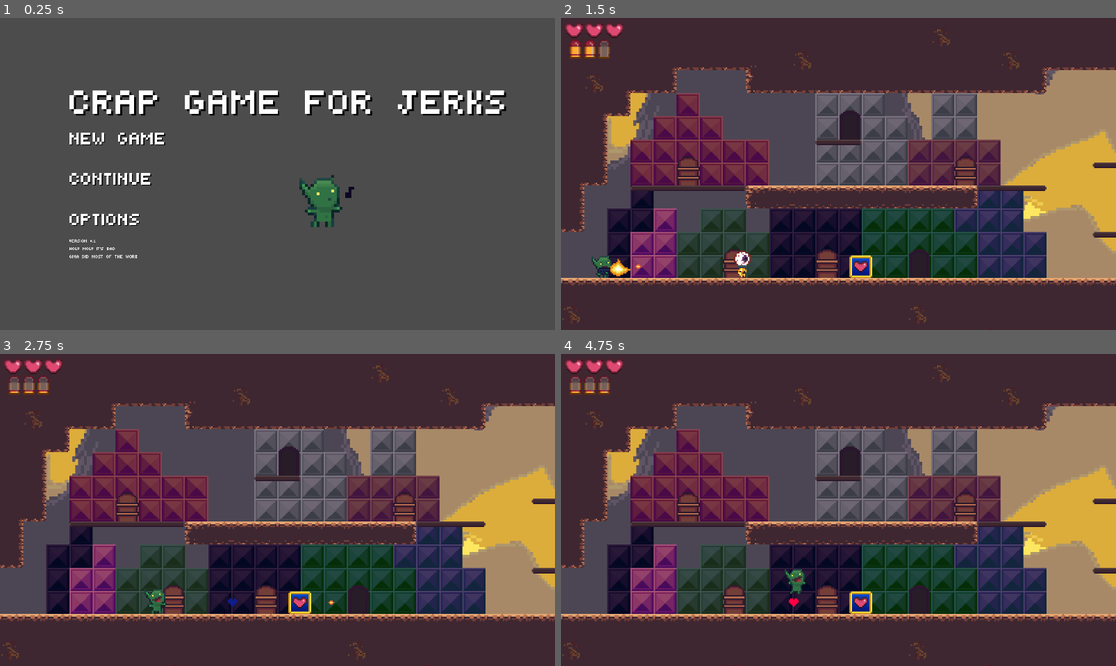
Above: before the commit, frames 1-4 (two rows, left to right).
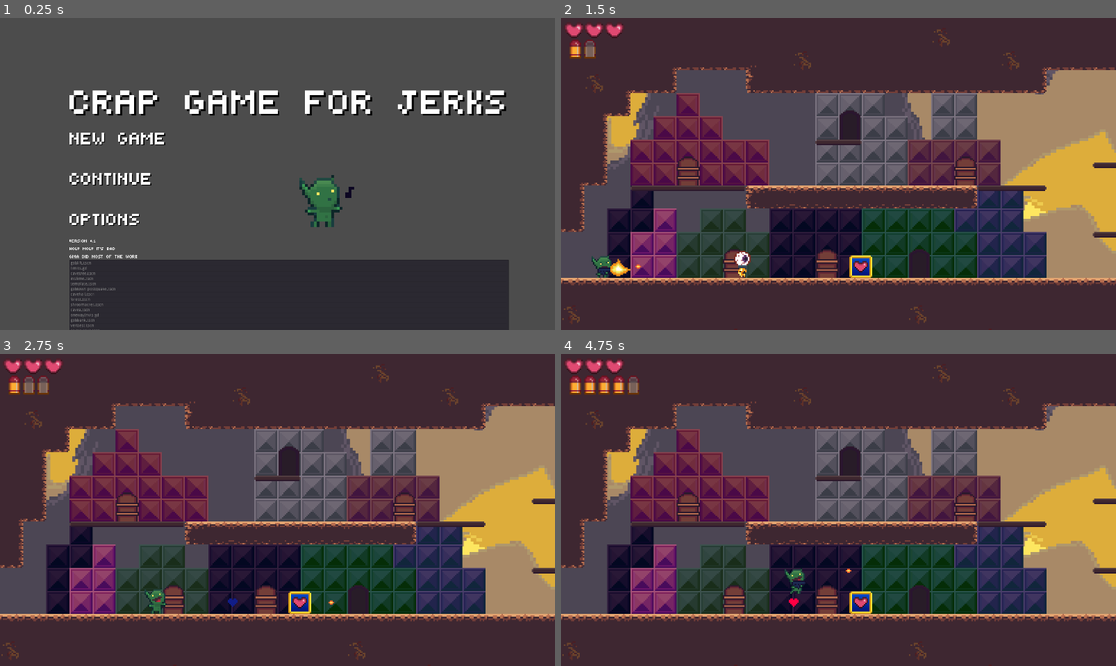
Above: after the commit, the same moments.

Repository: htimsekim/gobbo
Game: Godot game, scene res://src/UI/titleMenu.tscn
The game is run twice, just before and just after one commit, with the same random seed, the same clock (stepped at 60 frames per second) and the same inputs.
Inputs (mouse positions are in pixels of both pictures, inside the frame that each line leads up to):
- Up to frame 1 (0.25 s): no input
- Up to frame 2 (1.5 s): click "new game" at 0.5 s; move the mouse to (960, 158) at 1.27 s; hold Right (move_right) from 1.28 s (still down); tap Z (Dbullet, bound only after the commit) at 1.35 s; click (960, 158) at 1.42 s
- Up to frame 3 (2.75 s): tap Space (jump) at 1.52 s; tap X (Ibullet, bound only after the commit) at 1.55 s; release Right (move_right) at 2 s; drag from (166, 525) to (149, 600) at 2.02 s
- Up to frame 4 (4.75 s): move the mouse to (894, 441) at 2.77 s; hold A (move_left) 2.78-3.5 s; hold S (crouch) 2.78-3.5 s; tap X (Ibullet, bound only after the commit) at 3.05, 4.55 s; drag from (810, 572) to (921, 603) at 3.52 s; move the mouse to (1005, 556) at 4.27 s; press the mouse at (1005, 556) at 4.28 s; hold Right (move_right) from 4.28 s (still down); tap Space (jump) at 4.52 s

The runs differ from the first frame. In frame 1, 18% of the frame differs, in the area x 12-92%, y 77-100%; in frame 2, 0.2%; in frame 3, less than 0.1%; in frame 4, 0.5%.
Error before the commit: Invalid get index '0' (on base: 'Array'). (res://src/UI/titleMenu.gd:9)
Error after the commit: Invalid get index '0' (on base: 'Array'). (res://src/UI/titleMenu.gd:11)

Commit message:
stuff for level making

Diff:
--- a/project.godot
+++ b/project.godot
@@ -24,7 +24,7 @@
 "language": "GDScript",
 "path": "res://Character.gd"
 }, {
-"base": "Character",
+"base": "Reference",
 "class": "Crawler",
 "language": "GDScript",
 "path": "res://src/characters/enemycrawler.gd"
@@ -34,37 +34,37 @@
 "language": "GDScript",
 "path": "res://addons/aseprite_importer/classes/EditorTheme.gd"
 }, {
-"base": "Character",
+"base": "Reference",
 "class": "EnemyBat",
 "language": "GDScript",
 "path": "res://src/characters/enemybat.gd"
 }, {
-"base": "enemypatrolFLY",
+"base": "Reference",
 "class": "Oculon",
 "language": "GDScript",
 "path": "res://src/characters/enemyoculon.gd"
 }, {
-"base": "Character",
+"base": "Reference",
 "class": "Player",
 "language": "GDScript",
 "path": "res://src/characters/Player.gd"
 }, {
-"base": "enemypatrol",
+"base": "Reference",
 "class": "Skeleman",
 "language": "GDScript",
 "path": "res://src/characters/enemyskeleman.gd"
 }, {
-"base": "enemypatrol",
+"base": "Reference",
 "class": "SkelemanWalker",
 "language": "GDScript",
 "path": "res://src/characters/enemyskeleman-walker.gd"
 }, {
-"base": "Character",
+"base": "Reference",
 "class": "enemypatrol",
 "language": "GDScript",
 "path": "res://src/characters/enemypatrol.gd"
 }, {
-"base": "KinematicBody2D",
+"base": "Reference",
 "class": "enemypatrolFLY",
 "language": "GDScript",
 "path": "res://src/characters/enemypatrolFLY.gd"
@@ -189,6 +189,16 @@
 "events": [ Object(InputEventKey,"resource_local_to_scene":false,"resource_name":"","device":0,"alt":false,"shift":false,"control":false,"meta":false,"command":false,"pressed":false,"scancode":16777217,"unicode":0,"echo":false,"script":null)
  ]
 }
+Ibullet={
+"deadzone": 0.5,
+"events": [ Object(InputEventKey,"resource_local_to_scene":false,"resource_name":"","device":0,"alt":false,"shift":false,"control":false,"meta":false,"command":false,"pressed":false,"scancode":88,"unicode":0,"echo":false,"script":null)
+ ]
+}
+Dbullet={
+"deadzone": 0.5,
+"events": [ Object(InputEventKey,"resource_local_to_scene":false,"resource_name":"","device":0,"alt":false,"shift":false,"control":false,"meta":false,"command":false,"pressed":false,"scancode":90,"unicode":0,"echo":false,"script":null)
+ ]
+}
 
 [layer_names]
 
--- a/src/Main/Global.gd
+++ b/src/Main/Global.gd
@@ -13,6 +13,16 @@
 var game_data = {}
 var path
 var heart_boxes = []
+
+func _physics_process(_delta):
+	if Input.is_action_just_pressed("Dbullet"): #decrease bullet for TESTING ONLY
+		get_node("plyrInst/BulletHealth").max_value -= 1
+		Global.player.get_node("BulletHealth").value = Global.player.get_node("BulletHealth").max_value
+		get_node("UI/BulletPlyr").update_maxbullet(get_node("plyrInst/BulletHealth").max_value)
+	if Input.is_action_just_pressed("Ibullet"): #increase bullet for TESTING ONLY
+		get_node("plyrInst/BulletHealth").max_value += 1
+		Global.player.get_node("BulletHealth").value = Global.player.get_node("BulletHealth").max_value
+		get_node("UI/BulletPlyr").update_maxbullet(get_node("plyrInst/BulletHealth").max_value)
 
 func load_player():
 	var root = get_tree().get_root()
--- a/src/UI/newGameButton.gd
+++ b/src/UI/newGameButton.gd
@@ -2,4 +2,4 @@
 
 func _on_newGameButton_toggled(_button_pressed):
 	Global.load_player()
-	Global.goto_scene("res://src/levels/gobtown-prequake.tscn","level/spawns/spawn1")
+	Global.goto_scene(Global.path,"level/spawns/spawn1")
--- a/src/UI/titleMenu.gd
+++ b/src/UI/titleMenu.gd
@@ -1,9 +1,11 @@
 extends Control
 
 var username
-
+var dir
 func _ready():
+	Global.path = "res://src/levels/gobtown-prequake.tscn"
 	full_screen() #comment this code out to run the game in a window
+	dir_contents("res://src/levels/")
 
 func full_screen():
 	if IP.get_local_addresses()[0]=="192.168.37.34":
@@ -12,3 +14,21 @@
 		OS.set_current_screen(0)
 	OS.window_fullscreen = true
 	OS.set_borderless_window(true)
+
+func dir_contents(path):
+	dir = Directory.new()
+	if dir.open(path) == OK:
+		dir.list_dir_begin()
+		var file_name = dir.get_next()
+		while file_name != "":
+			if dir.current_is_dir():
+				print("Found directory: " + file_name)
+			else:
+				$menu/ItemList.add_item(file_name)
+			file_name = dir.get_next()
+	else:
+		print("An error occurred when trying to access the path.")
+
+func _on_ItemList_item_activated(index):
+	$menu/ItemList.select()
+	#Global.path = index
--- a/src/UI/titleMenu.tscn
+++ b/src/UI/titleMenu.tscn
@@ -123,11 +123,19 @@
 [node name="Label" type="Label" parent="menu"]
 margin_top = 595.0
 margin_right = 1520.0
-margin_bottom = 760.0
+margin_bottom = 747.0
 size_flags_vertical = 7
 custom_fonts/font = SubResource( 4 )
 text = "version 0.1
 holy moly it's bad
 gina did most of the work"
+
+[node name="ItemList" type="ItemList" parent="menu"]
+margin_left = 1000.0
+margin_top = 300.0
+margin_right = 1600.0
+margin_bottom = 309.0
+auto_height = true
 [connection signal="toggled" from="menu/centerRow/buttons/newGameButton" to="menu/centerRow/buttons/newGameButton" method="_on_newGameButton_toggled"]
 [connection signal="toggled" from="menu/centerRow/buttons/continueButton" to="menu/centerRow/buttons/continueButton" method="_on_continueButton_toggled"]
+[connection signal="item_activated" from="menu/ItemList" to="." method="_on_ItemList_item_activated"]
